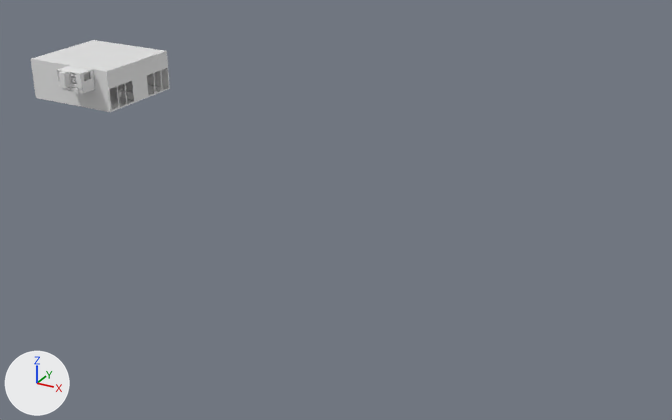
An edit to the Blender file models/office/blend/office.blend, drawn before and after from the same camera.
Before and after are seen from a 50 mm lens placed at (79.1, -78.9, 31.2), pointed at (24.6, 20.3, -18.4). The lights are fixed; the arrows at lower left show +X, +Y and +Z.
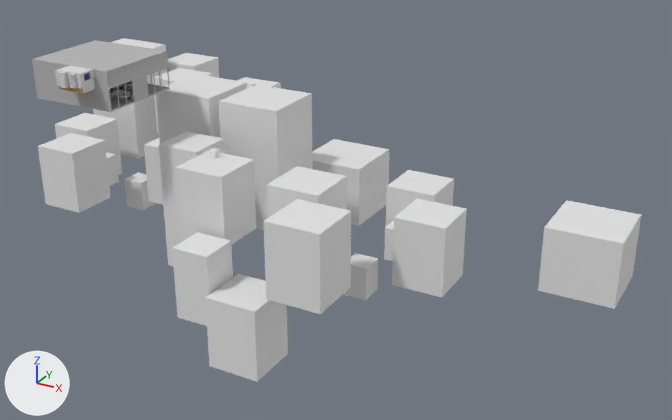
Where the newer file only moved an object's origin or applied its transform, the numbers keep the older frame.

What the commit changed:
Material 'wall_bg' (mat_wall_bg) is new.
Its base color is (0.477, 0.477, 0.477) (grey #b8b8b8).
Material 'floor_bg' (mat_floor_bg) is new.
Its base color is (0.458, 0.458, 0.458) (grey #b4b4b4).
me_cube_004 has 75 vertices, 58 faces and spans x 0.0..0.01, y -3.45..7.73, z -1.27..3.68.
me_cube_004 now uses material mat_wall_bg (grey #b8b8b8).
me_cube_002 is used by ob_cube_003; location (0.0, 5.3, -2.5).
me_cube_002 had 24 vertices, 19 faces and spanned x -7.41..4.69, y -4.27..6.9, z 0.0..4.94.
me_cube_002 now has 21 vertices, 13 faces and spans x -7.16..4.69, y -4.27..6.9, z 0.0..4.94.
Part 1, on me_cube_002:
4 vertices are removed from x -7.41..4.69, y 6.9, z 2.54.
8 faces are deleted.
5 vertices in x -7.41, y -4.27..6.9, z 0.0..4.94 move by (0.25, 0.0, 0.0).
1 vertex is added at (-7.16, 6.9, 2.54).
2 new faces join them, mat_wall_bg (grey #b8b8b8).
me_cube_002 part 2: 8 faces spanning x -7.16..4.69, y -4.27..6.9, z 0.0..4.94 switch from no material to mat_wall_bg (grey #b8b8b8).
me_cube_002 part 3: 3 faces spanning x -7.16..4.69, y -4.27..6.9, z 0.0 switch from no material to mat_floor_bg (grey #b4b4b4).
Mesh me_cube_034 is new.
It is a box spanning x -4.91..4.91, y -4.91..4.91, z -4.51..4.51.
Mesh me_cube_035 is new.
It has 75 vertices, 58 faces and spans x -0.01..0.01, y -4.09..7.75, z -1.27..3.68.
It uses material mat_wall_bg (grey #b8b8b8).
Mesh me_cube_038 is new.
It has 224 vertices, 166 faces and spans x -9.9..58.7, y -26.0..25.5, z -8.7..16.0.
Object 'Cube.023' (ob_cube_023) is new; it shows me_cube_034.
Its location is (55.6, 31.8, -22.2).
Object 'Cube.024' (ob_cube_024) is new; it shows me_cube_035.
Its location is (-3.1, 12.2, -1.3).
Its rotation in degrees is (0, 0, -90).
Object 'bg_buildings' (ob_bg_buildings) is new; it shows me_cube_038.
Its location is (-15.5, 19.6, -19.9).
Its rotation in degrees is (0, 0, 360).

Boxes (x1, y1, x2, y2) around the edits, measured in the pictures (672 x 420 px):
'bg_buildings', added: after (38, 38, 467, 382)
'Cube.023', added: after (538, 200, 641, 309)
'Cube.005', recoloured: (107, 51, 170, 112) in both
'Cube.024', added: after (103, 41, 169, 88)
part 1 of me_cube_002, cut back: before (84, 68, 169, 88)
part 2 of me_cube_002, recoloured (white to grey): (32, 40, 165, 112) in both
part 3 of me_cube_002, recoloured: (94, 82, 167, 110) in both
